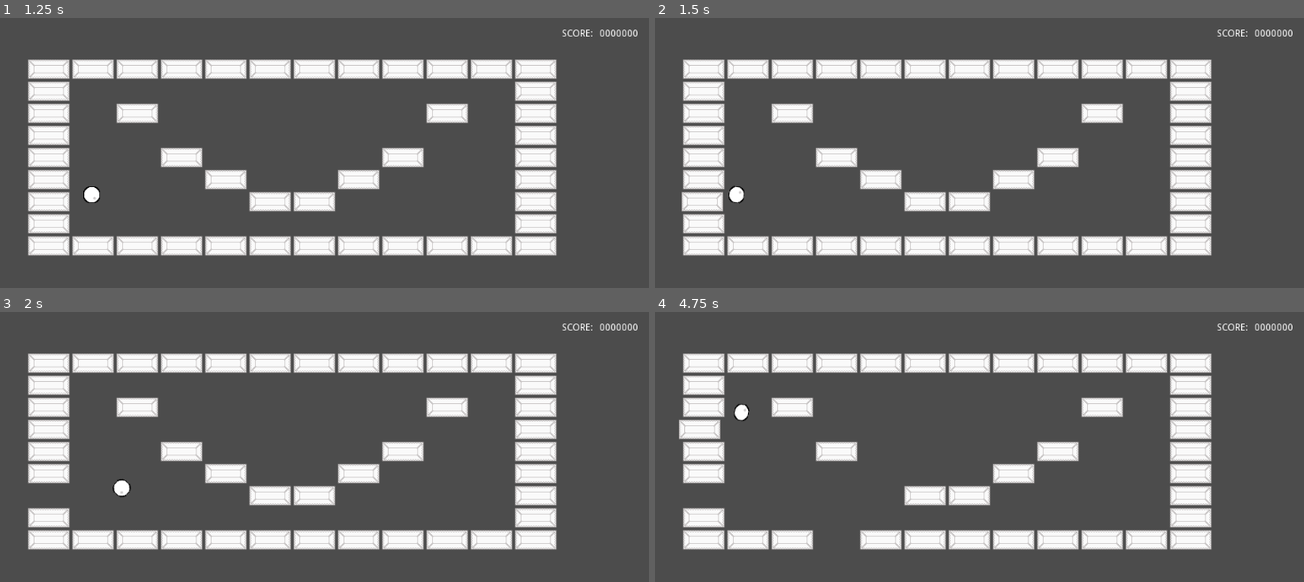
Above: before the commit, frames 1-4 (two rows, left to right).
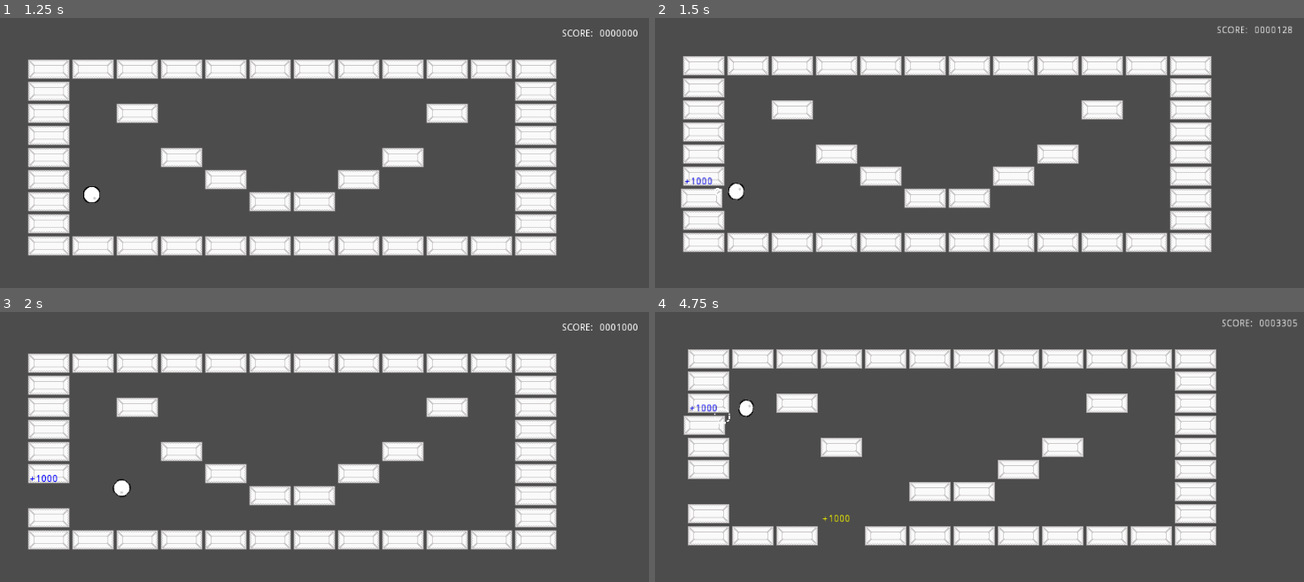
Above: after the commit, the same moments.

Repository: Anatolij-Grigorjev/Breakout4Godot
Game: Godot game, scene res://BreakoutGame.tscn
The game is run twice, just before and just after one commit, with the same random seed, the same clock (stepped at 60 frames per second) and the same inputs.
Inputs (mouse positions are in pixels of both pictures, inside the frame that each line leads up to):
- Up to frame 1 (1.25 s): tap Enter at 0.5 s; move the mouse to (460, 198) at 0.52 s; tap Alt at 0.6 s; click (460, 198) at 0.67 s
- Up to frame 2 (1.5 s): drag from (817, 239) to (outside the picture) at 1.27 s
- Up to frame 3 (2 s): no input
- Up to frame 4 (4.75 s): move the mouse to (1024, 422) at 2.02 s; tap Shift at 2.1 s; click (1024, 422) at 2.17 s; drag from (outside the picture) to (745, 449) at 2.77 s; move the mouse to (1167, 573) at 3.52 s; tap Ctrl at 3.6 s; click (1167, 573) at 3.67 s; drag from (745, 449) to (849, 409) at 4.27 s

Frame 1 is identical in both runs. In frame 2, 15% of the frame differs, in the area x 3-99%, y 2-89%; in frame 3, less than 0.1%; in frame 4, 17%.
Error before the commit: Invalid set index 'score' (on base: 'null instance') with value of type 'int'. (res://BreakoutGame.gd:14)

Commit message:
added scored points flash above broken brick

Diff:
--- a/game/BreakoutGame.gd
+++ b/game/BreakoutGame.gd
@@ -1,17 +1,20 @@
 extends Node2D
+
+
+const FlashPointsScn = preload("res://gui/ScoredPoints.tscn")
 
 onready var bricks = $BricksMap
 onready var ball = $Ball
 onready var ballSmokes = $ParticlesBattery
 onready var cameraShake = $Camera2D/ScreenShake
-onready var scoreCounter = $HitCounter
+onready var scoreCounter = $TotalScore
 
 var currentScore := 0
 
 
 # Called when the node enters the scene tree for the first time.
 func _ready():
-	scoreCounter.score = currentScore
+	scoreCounter.value = currentScore
 	ball.connect("ball_collided", self, "_on_ball_collided")
 	bricks.connect("brickDestroyed", self, "_on_brick_destroyed")
 
@@ -25,5 +28,18 @@
 		ballSmokes.fireNextParticleSystem(particlesPos, particlesRotation)
 
 
-func _on_brick_destroyed(type: int, pos: Vector2):
-	scoreCounter.score += 1000
+func _on_brick_destroyed(type: int, tileIdx: Vector2):
+
+	var brickPoints = _get_points_for_brick_type(type)
+
+	var flashPoints = FlashPointsScn.instance()
+	# world position of tile idx is relative to tilemap origin (0;0)
+	flashPoints.global_position = (bricks.map_to_world(tileIdx) + bricks.position) - Vector2(-5, 15)
+	flashPoints.text = "+%s" % brickPoints
+	add_child(flashPoints)
+
+	scoreCounter.value += brickPoints
+
+
+func _get_points_for_brick_type(_type: int) -> float:
+	return 1000.0
--- a/game/BreakoutGame.tscn
+++ b/game/BreakoutGame.tscn
@@ -47,3 +47,5 @@
 [node name="CollideSmoke3" parent="ParticlesBattery" instance=ExtResource( 4 )]
 
 [node name="CollideSmoke4" parent="ParticlesBattery" instance=ExtResource( 4 )]
+
+[node name="CollideSmoke5" parent="ParticlesBattery" instance=ExtResource( 4 )]
--- /dev/null
+++ b/game/gui/ScoredPoints.gd
@@ -0,0 +1,33 @@
+extends Node2D
+
+
+export(Array, Color) var colorsCycle = [Color.blue, Color.yellow]
+export(float) var colorFlashDuration = 0.25
+export(float) var totalFloatTime = 1.7
+export(String) var text: String = "+100"
+
+onready var colorDurationTimer: Timer = $Duration
+onready var ttlTimer: Timer = $TTL
+onready var label: Label = $Label
+
+var currentColorIdx = 0
+
+func _ready():
+	label.text = text
+	colorDurationTimer.wait_time = colorFlashDuration
+	ttlTimer.wait_time = totalFloatTime
+	ttlTimer.connect("timeout", self, "queue_free")
+	colorDurationTimer.connect("timeout", self, "_cycle_next_color")
+	_refresh_label_color()
+	colorDurationTimer.start()
+	ttlTimer.start()
+
+
+
+func _cycle_next_color():
+	currentColorIdx = (currentColorIdx + 1) % colorsCycle.size()
+	_refresh_label_color()
+
+
+func _refresh_label_color():
+	label.modulate = colorsCycle[currentColorIdx]
--- /dev/null
+++ b/game/gui/ScoredPoints.tscn
@@ -0,0 +1,18 @@
+[gd_scene load_steps=2 format=2]
+
+[ext_resource path="res://gui/ScoredPoints.gd" type="Script" id=1]
+
+[node name="ScoredPoints" type="Node2D"]
+script = ExtResource( 1 )
+
+[node name="Label" type="Label" parent="."]
+margin_right = 40.0
+margin_bottom = 14.0
+text = "+100"
+align = 1
+uppercase = true
+
+[node name="Duration" type="Timer" parent="."]
+
+[node name="TTL" type="Timer" parent="."]
+one_shot = true
